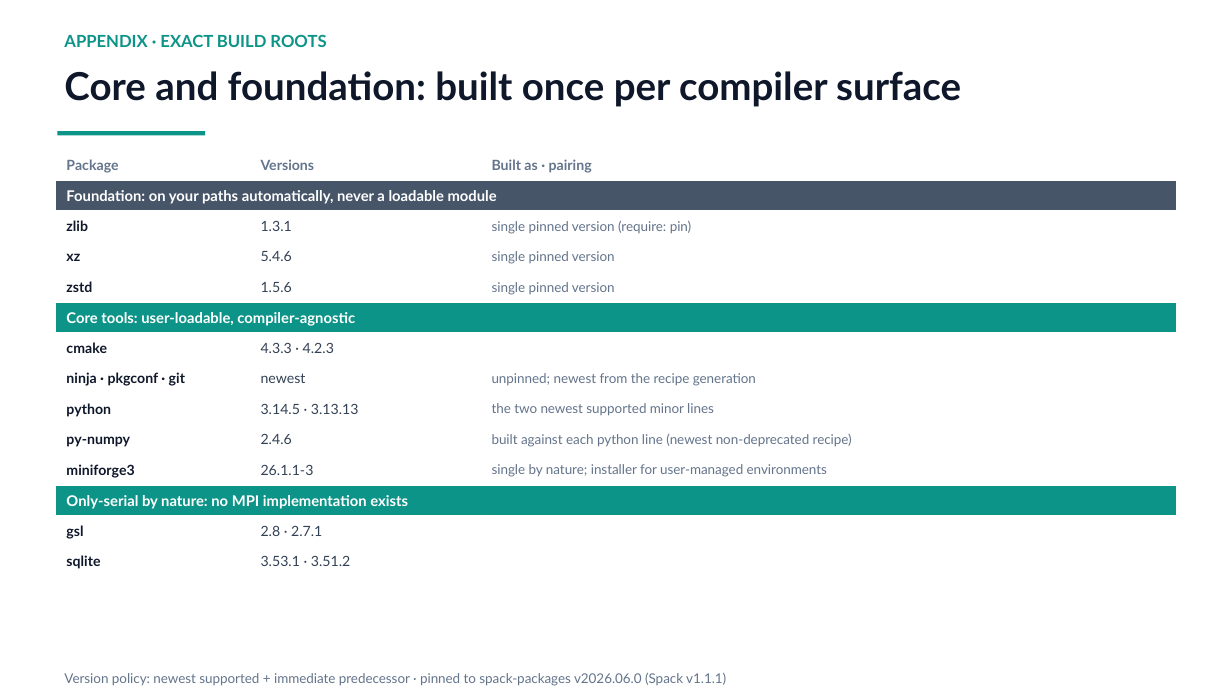
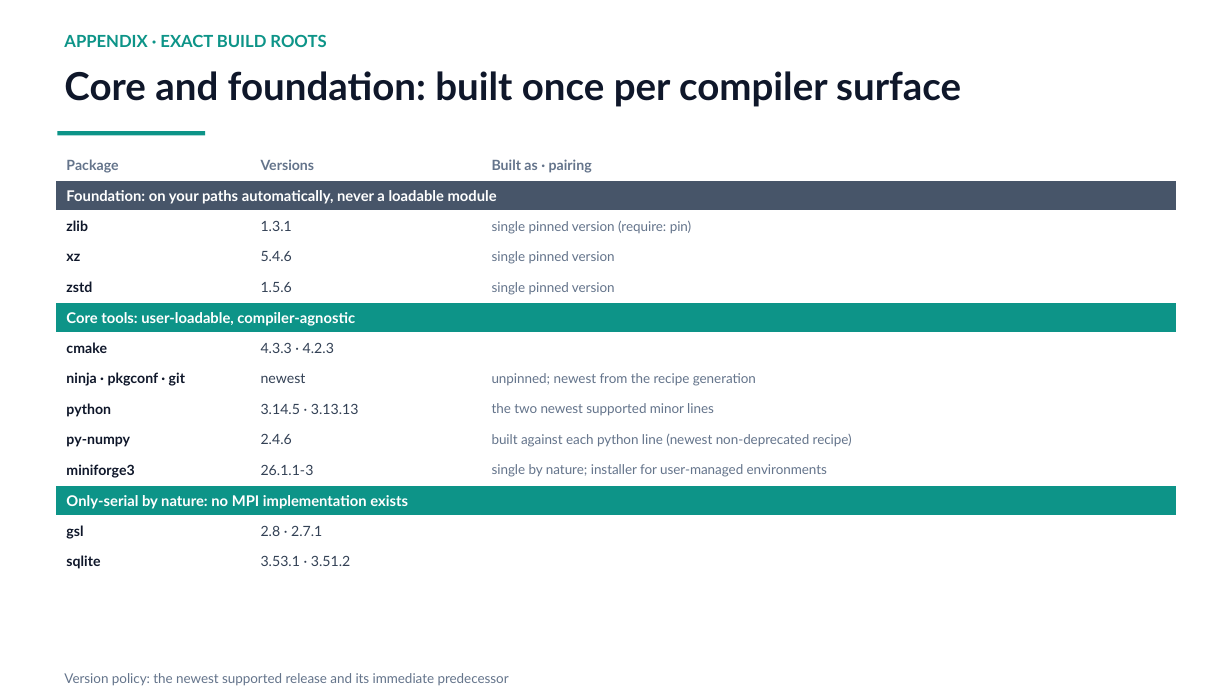
Before and after one commit to ray12514/stack-planning, a slide deck: slide 12 of presentations/cse_lanes_model.pptx. Drawn at 1232x693 pixels with LibreOffice and Linux fonts; fonts in the diff are those of the drawing. Boxes give left, top, right and bottom in pixels: in the first picture for what was removed or moved away, otherwise in the second. Text is boxed around its words. In the diff, an @@ line names an element or a change of style, - is before the commit and + after.

```diff
--- a/presentations/cse_lanes_model.pptx
+++ b/presentations/cse_lanes_model.pptx
@@ text at [64,673,509,686]: text changed @@
-Version policy: newest supported + immediate predecessor · pinned to spack-packages v2026.06.0 (Spack v1.1.1)
+Version policy: the newest supported release and its immediate predecessor
```
Also in this commit, not shown: 3 other slides changed, 2 other files.
